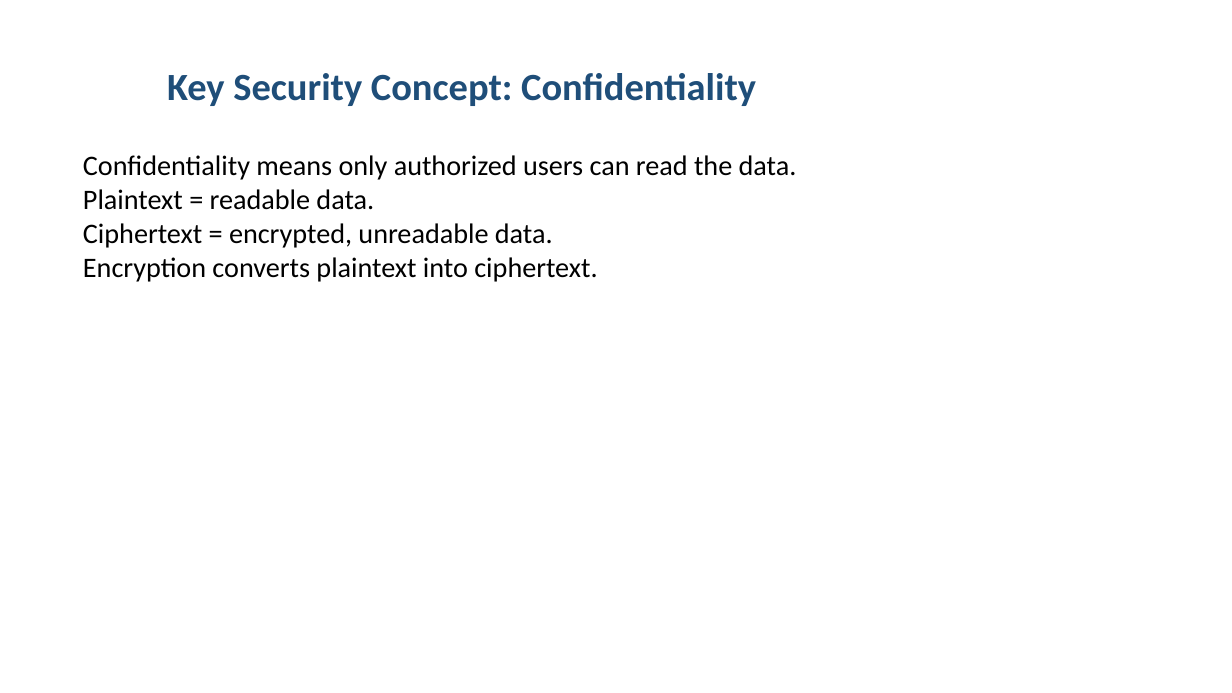
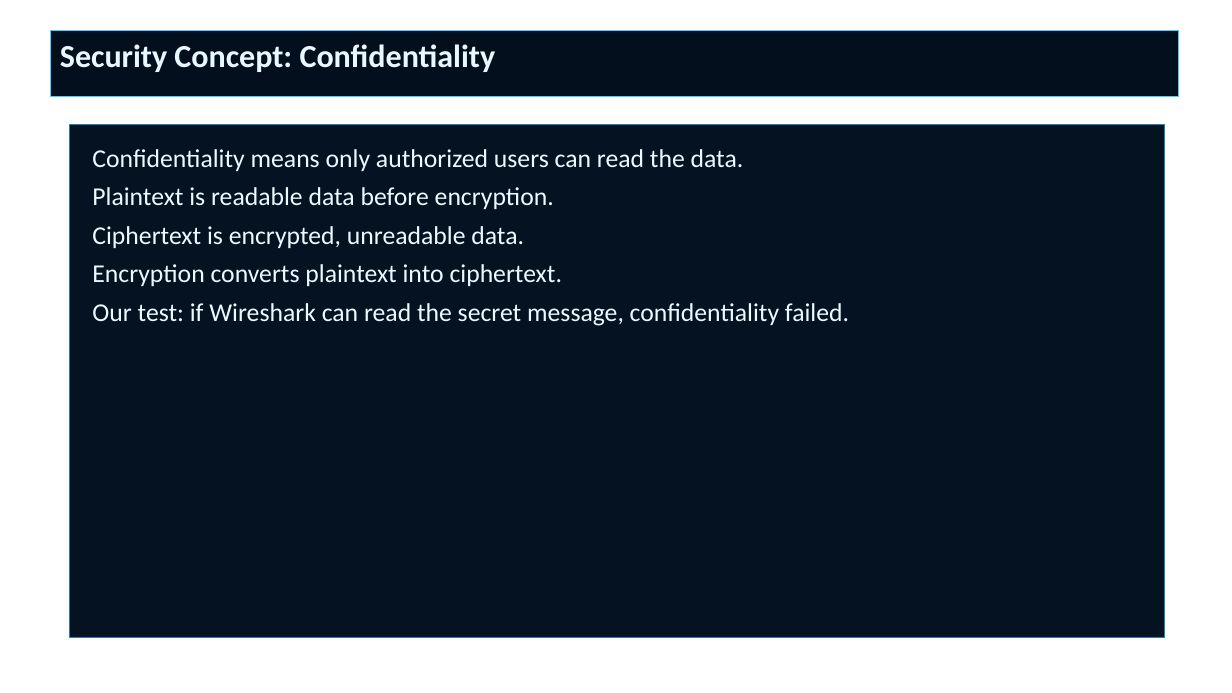
Before and after one commit to aastha2208/campussync-mobile, a slide deck: slide 7 of netcat_aat_project/Secure_Data_Transmission_over_Netcat_Presentation.pptx (slide 5 before the commit). Drawn at 1232x693 pixels with LibreOffice and Linux fonts; fonts in the diff are those of the drawing; background and template pictures are left out. Boxes give left, top, right and bottom in pixels: in the first picture for what was removed or moved away, otherwise in the second. Text is boxed around its words. In the diff, an @@ line names an element or a change of style, - is before the commit and + after.

```diff
--- a/netcat_aat_project/Secure_Data_Transmission_over_Netcat_Presentation.pptx
+++ b/netcat_aat_project/Secure_Data_Transmission_over_Netcat_Presentation.pptx
@@ rectangle "Security Concept: Confidentiality": place and size @@
-rectangle "Security Concept: Confidentiality" at (167,73,756,106)
+rectangle "Security Concept: Confidentiality" at (51,30,1178,97)
@@ rectangle "Security Concept: Confidentiality" at (51,30,1178,97): vertical alignment middle to top; fill none to #040F1E; outline none to #4BCDFF 0.75 pt @@
@@ text in rectangle at (60,44,496,72): text changed; size 30 to 25 pt; text colour #1F4E79 to #E8F8FF @@
-Key Security Concept: Confidentiality
+Security Concept: Confidentiality
@@ rectangle "Confidentiality means only authorized users ...": place and size @@
-rectangle "Confidentiality means only authorized users ..." at (83,155,797,282)
+rectangle "Confidentiality means only authorized users ..." at (69,125,1165,638)
@@ rectangle "Confidentiality means only authorized users ..." at (69,125,1165,638): fill none to #051222; outline none to #2282B4 0.75 pt @@
@@ text in rectangle at (92,149,744,286): size 22 to 20 pt, text colour #000000 to #ECFAFF in "Confidentiality means only authorized users can read ...", "Encryption converts plaintext into ciphertext."; more space between paragraphs @@
@@ text in rectangle at (92,187,554,248): text changed; size 22 to 20 pt; text colour #000000 to #ECFAFF @@
-Plaintext = readable data.
-Ciphertext = encrypted, unreadable data.
+Plaintext is readable data before encryption.
+Ciphertext is encrypted, unreadable data.
@@ text in rectangle at (92,303,849,326): paragraph added @@
+Our test: if Wireshark can read the secret message, confidentiality failed.
```
Also in this commit, not shown: 7 other slides changed, 17 slides added, 8 slides removed, 7 other files.
